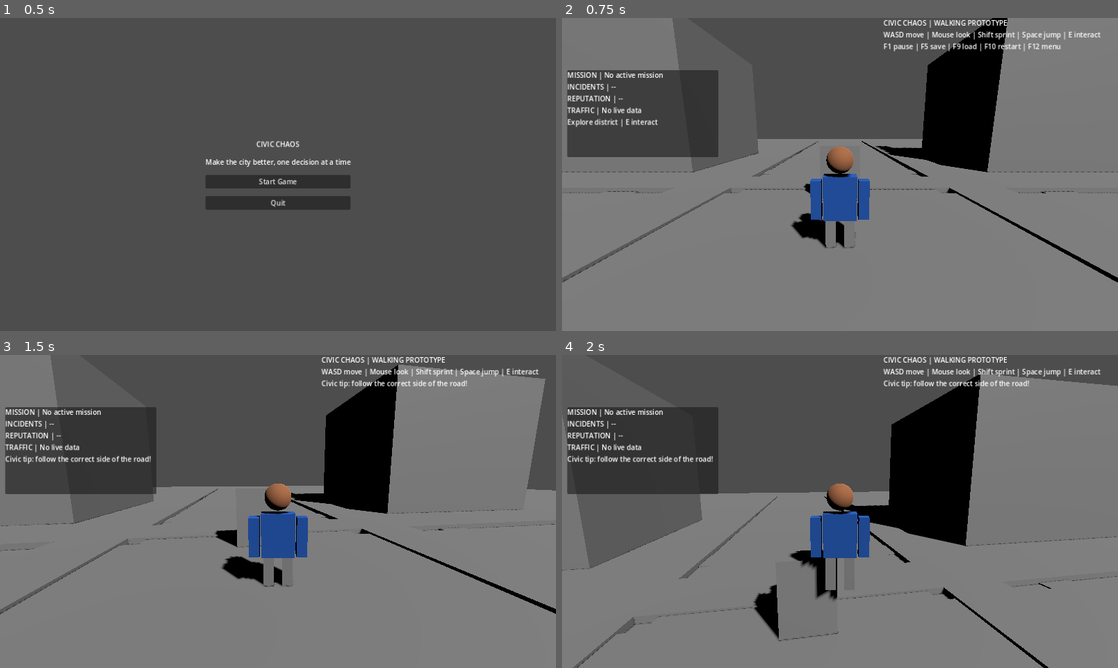
Above: before the commit, frames 1-4 (two rows, left to right).
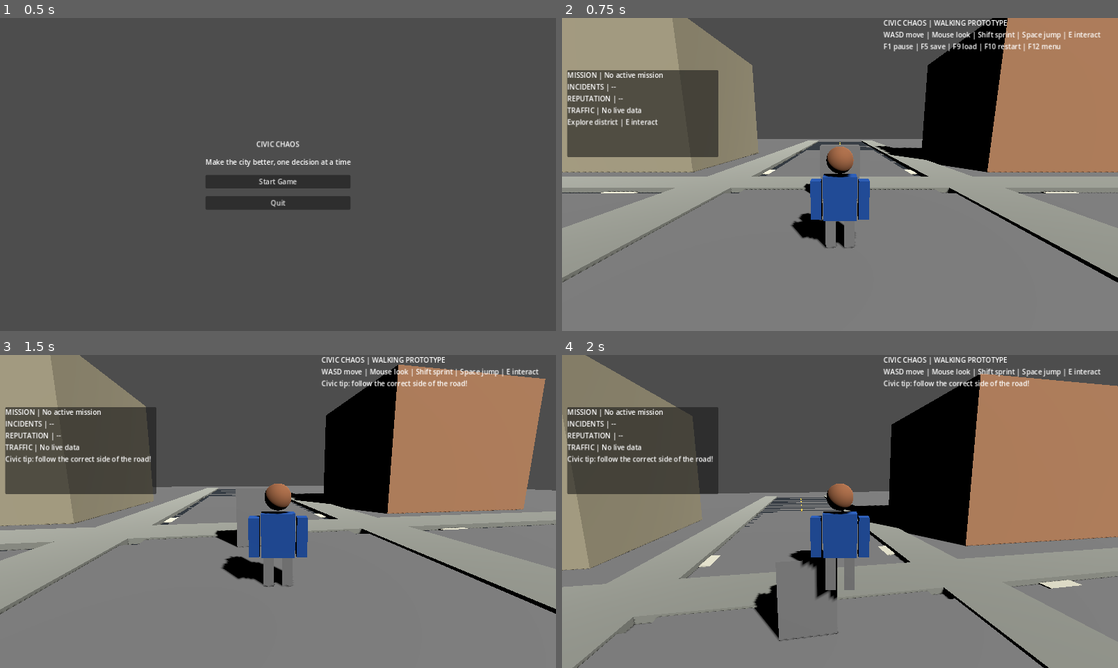
Above: after the commit, the same moments.

Repository: gauravprajapat-23/civic-chaos
Game: Godot game, scene res://scenes/core/menu.tscn
Same seed, same stepped clock (60 frames per second), same inputs: the game is played once before the commit and once after it.
Inputs (mouse positions are in pixels of both pictures, inside the frame that each line leads up to):
- Up to frame 1 (0.5 s): no input
- Up to frame 2 (0.75 s): click "Start Game" at 0.5 s
- Up to frame 3 (1.5 s): tap Enter at 1.25 s; move the mouse to (305, 511) at 1.27 s; hold W (move_forward) from 1.28 s (still down); hold E (interact) from 1.28 s (still down)
- Up to frame 4 (2 s): keep holding W (move_forward); keep holding E (interact); tap Space (jump) at 1.52 s

Frame 1 is identical in both runs. In frame 2, 29% of the frame differs, in the area x 0-100%, y 0-83%; in frame 3, 26%; in frame 4, 31%, in the area x 0-100%, y 0-96%.

Commit message:
feat(world): style roads sidewalks buildings and add lane markings

Diff:
--- a/scripts/world/neighborhood.gd
+++ b/scripts/world/neighborhood.gd
@@ -30,6 +30,7 @@
         for z in [-1, 1]:
             var center := Vector3(float(x) * (road_half + 9.0), building_height * 0.5, float(z) * (road_half + 9.0))
             _block("Building_%d_%d" % [x, z], center, Vector3(10, building_height, 10))
+    _lane_markings(half, road_half)
     for arm in range(4):
         var marker := Node3D.new()
         marker.name = "Crossing_%d" % arm
@@ -39,6 +40,7 @@
         var stripe := MeshInstance3D.new()
         stripe.mesh = BoxMesh.new()
         stripe.mesh.size = Vector3(road_width, 0.04, 1.2) if arm % 2 == 0 else Vector3(1.2, 0.04, road_width)
+        stripe.material_override = _material(Color(0.96, 0.95, 0.86))
         marker.add_child(stripe)
     var info_scene := load("res://scenes/world/interaction_marker.tscn") as PackedScene
     if info_scene != null:
@@ -63,5 +65,36 @@
     cube.size = size
     mesh.mesh = cube
     body.add_child(mesh)
+    if block_name.ends_with("Road"):
+        mesh.material_override = _material(Color(0.15, 0.18, 0.21))
+    elif block_name.begins_with("Sidewalk"):
+        mesh.material_override = _material(Color(0.64, 0.65, 0.61))
+    elif block_name.begins_with("Building_"):
+        var building_colors := [Color(0.83, 0.59, 0.42), Color(0.58, 0.69, 0.72), Color(0.78, 0.74, 0.61), Color(0.71, 0.64, 0.76)]
+        var color_index: int = abs(int(center.x + center.z)) % building_colors.size()
+        mesh.material_override = _material(building_colors[color_index])
     if block_name.begins_with("Building_"):
         mesh.add_to_group("lod_meshes")
+
+func _material(color: Color) -> StandardMaterial3D:
+    var material := StandardMaterial3D.new()
+    material.albedo_color = color
+    material.roughness = 0.92
+    return material
+
+func _lane_markings(half: float, road_half: float) -> void:
+    var marking_material := _material(Color(0.97, 0.83, 0.28))
+    for axis in range(2):
+        for side in [-1, 1]:
+            for step in range(1, int(half / 4.0)):
+                var distance: float = float(step) * 4.0 + 2.0
+                if distance > half - 2.0:
+                    continue
+                var marking := MeshInstance3D.new()
+                marking.name = "LaneDash_%d_%d_%d" % [axis, side, step]
+                var mesh := BoxMesh.new()
+                mesh.size = Vector3(0.12, 0.025, 1.7) if axis == 0 else Vector3(1.7, 0.025, 0.12)
+                marking.mesh = mesh
+                marking.material_override = marking_material
+                marking.position = Vector3(0, 0.025, float(side) * distance) if axis == 0 else Vector3(float(side) * distance, 0.025, 0)
+                add_child(marking)
